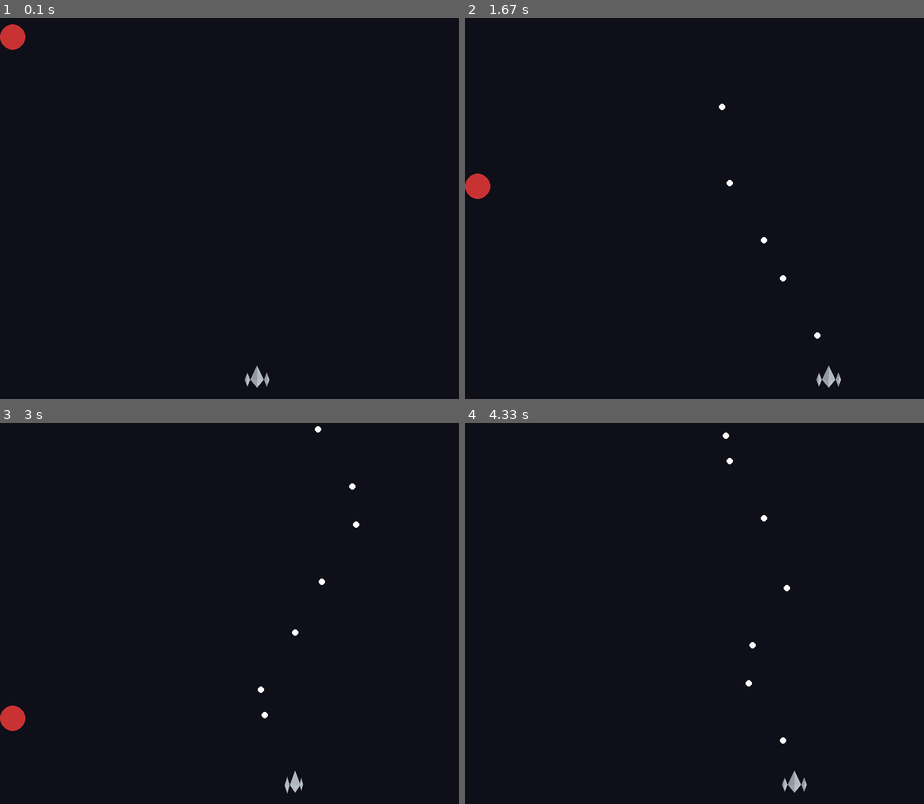
Above: before the commit, frames 1-4 (two rows, left to right).
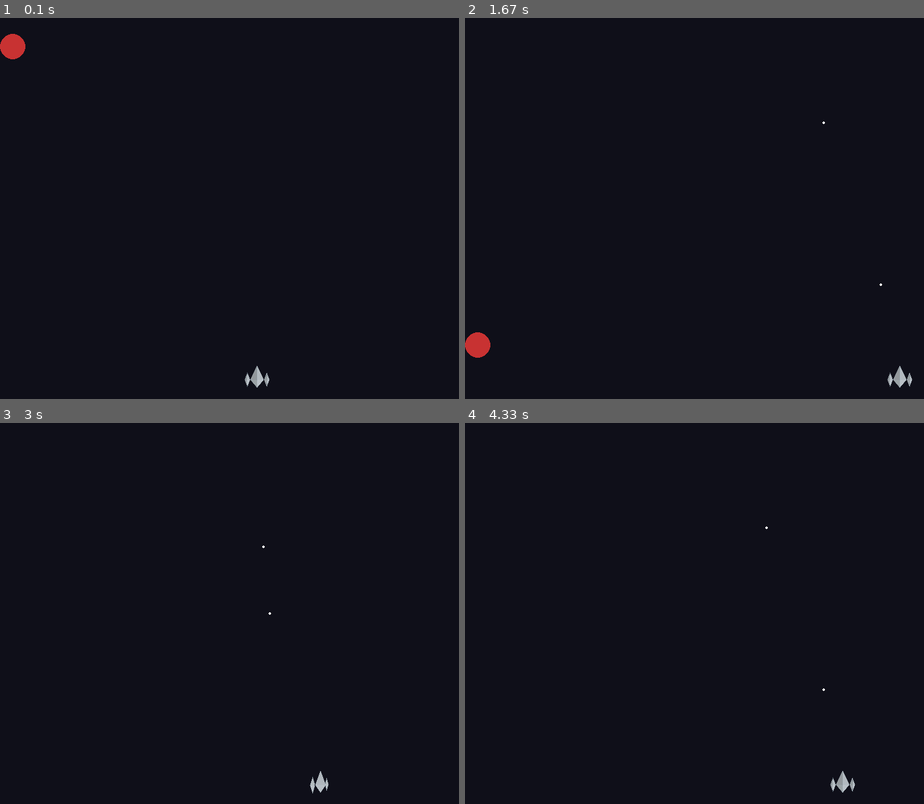
Above: after the commit, the same moments.

Repository: jeser-cavali/projeto-pygame
Game: pygame game, started from Main.py
Same seed, same stepped clock (60 frames per second), same inputs: the game is played once before the commit and once after it.
Inputs:
- Up to frame 1 (0.1 s): no input
- Up to frame 2 (1.67 s): tap Space at 0.33, 0.73, 1.03, 1.23, 1.53 s; hold Right 0.67-1.13 s; hold Right 1.17-1.63 s
- Up to frame 3 (3 s): hold Left 1.67-2.2 s; tap Space at 1.73, 2.03, 2.3, 2.6, 2.73 s; hold Left 2.23-2.63 s; hold Right from 2.67 s (still down)
- Up to frame 4 (4.33 s): tap Space at 3.03, 3.4, 3.7, 3.9, 4.2 s; release Right at 3.3 s; hold Left 3.33-3.8 s; hold Right 3.83-4.3 s

The runs differ from the first frame. In frame 1, 0.3% of the frame differs, in the area x 0-6%, y 1-11%; in frame 2, 0.9%, in the area x 0-98%, y 22-97%; in frame 3, 0.6%; in frame 4, 0.4%.

Commit message:
add efeito no tiro

Diff:
--- a/Main.py
+++ b/Main.py
@@ -12,7 +12,7 @@
         pygame.display.set_caption("Space Shooter - Projeto Base")
 
         self.clock = pygame.time.Clock()
-        self.fps = 30
+        self.fps = 60
         self.rodando = True
         self.pontos = 0
 
@@ -43,7 +43,6 @@
         pass
 
     def atualizar(self):
-        # TODO objeto para spawnar os asteroides
         self.nave.atualizar()
         self.asteroide.mover()
         self.checar_colisoes()
--- a/Nave.py
+++ b/Nave.py
@@ -4,7 +4,7 @@
 from ElementoJogo import ElementoJogo
 
 class Nave(ElementoJogo):
-    def __init__(self, largura_tela, altura_tela, velocidade=6, cor=(0, 255, 100)):
+    def __init__(self, largura_tela, altura_tela, velocidade=5, cor=(0, 255, 100)):
         # Inicializa a classe base com posição inicial centralizada embaixo
         pygame.sprite.Sprite.__init__(self)
         # O tamanho nativo do sprite é 300x300, diminuí para 50x50
@@ -72,6 +72,8 @@
         # =========================================================================
         for tiro in self.tiros:
             tiro.atualizar()
+            if not tiro.isVisible:
+                self.tiros.remove(tiro)
         pass
 
     def atualizar(self):
--- a/Projetil.py
+++ b/Projetil.py
@@ -4,16 +4,16 @@
 
 
 class Projetil(ElementoJogo):
-    def __init__(self, x, y, velocidade=10, cor=(0, 0, 0)):
+    def __init__(self, x, y, velocidade=15):
         super().__init__(
             x = x,
             y = y,
             largura = 0,
             altura = 0,
-            cor = cor,
             velocidade = velocidade
         )
         self.isVisible = 1
+        self.radius = 7
 
     def mover(self):
         self.rect.y -= self.velocidade
@@ -23,7 +23,9 @@
 
     def atualizar(self):
         self.mover()
+        if self.radius > 2:
+            self.radius -= 1
 
     def desenhar(self, tela):
         if self.isVisible == 1:
-            pygame.draw.circle(tela, (255, 255, 255), (self.rect.x, self.rect.y), 5)
+            pygame.draw.circle(tela, (255, 255, 255), (self.rect.x, self.rect.y), self.radius)
